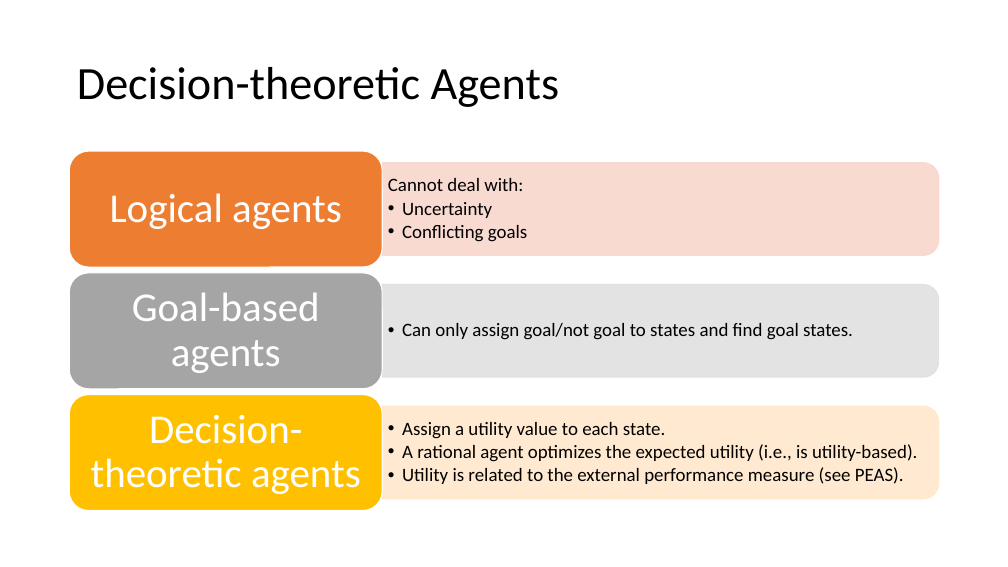
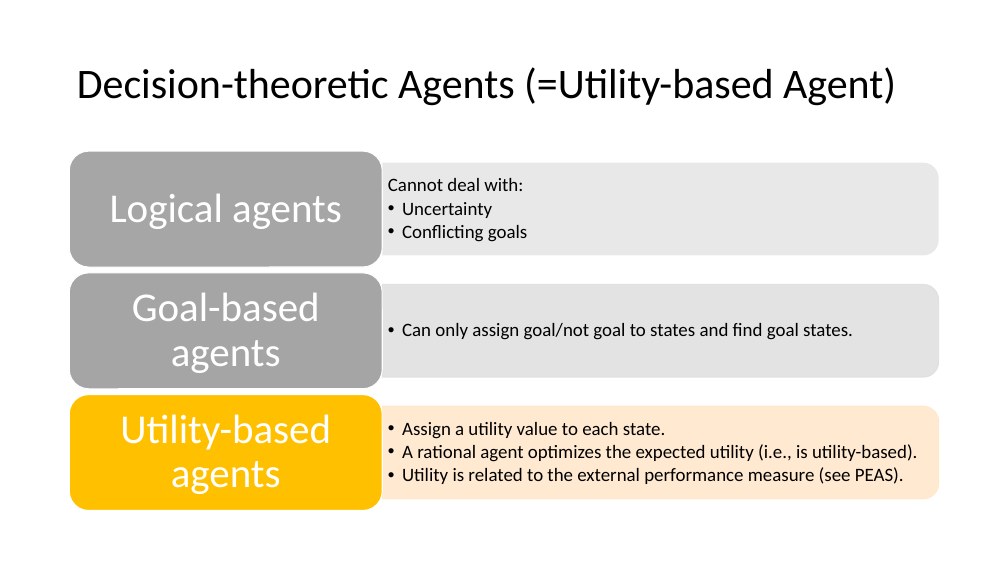
Before and after one commit to mhahsler/CS7320-AI, a slide deck: slide 3 of slides/16_decision_making.pptx. Drawn at 1008x567 pixels with LibreOffice and Linux fonts; fonts in the diff are those of the drawing. Boxes give left, top, right and bottom in pixels: in the first picture for what was removed or moved away, otherwise in the second. Text is boxed around its words. In the diff, an @@ line names an element or a change of style, - is before the commit and + after.

```diff
--- a/slides/16_decision_making.pptx
+++ b/slides/16_decision_making.pptx
@@ title at bbox=[77, 67, 896, 106]: text changed; size 44 to 40 pt @@
-Decision-theoretic Agents
+Decision-theoretic Agents (=Utility-based Agent)
@@ rounded rectangle at bbox=[70, 151, 383, 267]: fill #ED7D31 to #A6A6A6 @@
@@ round same rect at bbox=[382, 163, 939, 256]: fill #F8D7CE at 90% opacity to #E7E6E6 at 90% opacity; outline #F8D7CE 1 pt to none @@
@@ text at bbox=[120, 414, 331, 494]: text changed @@
-Decision-theoretic agents
+Utility-based agents
```
Also in this commit, not shown: 7 other slides changed, 1 other file.
